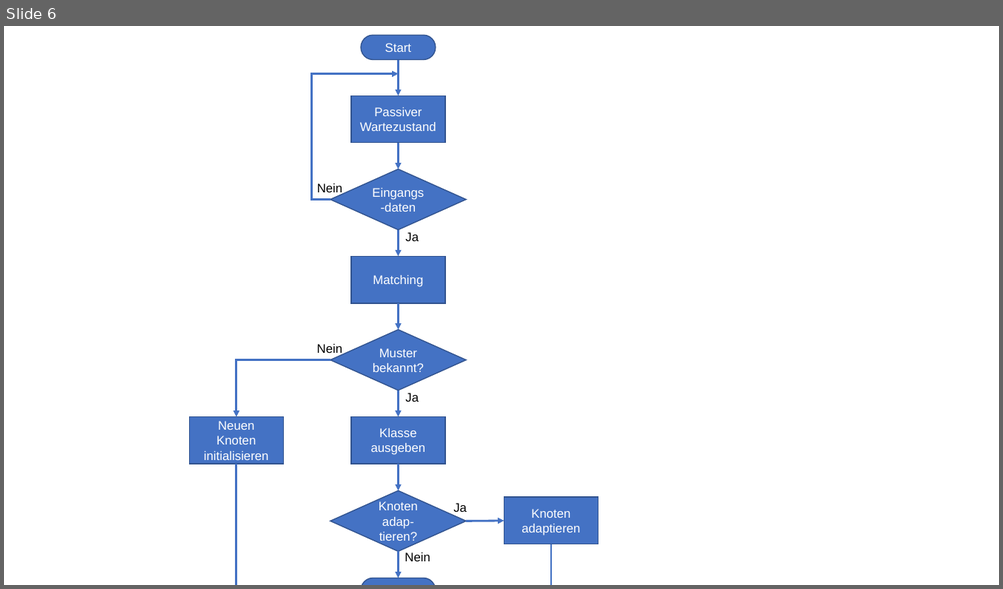
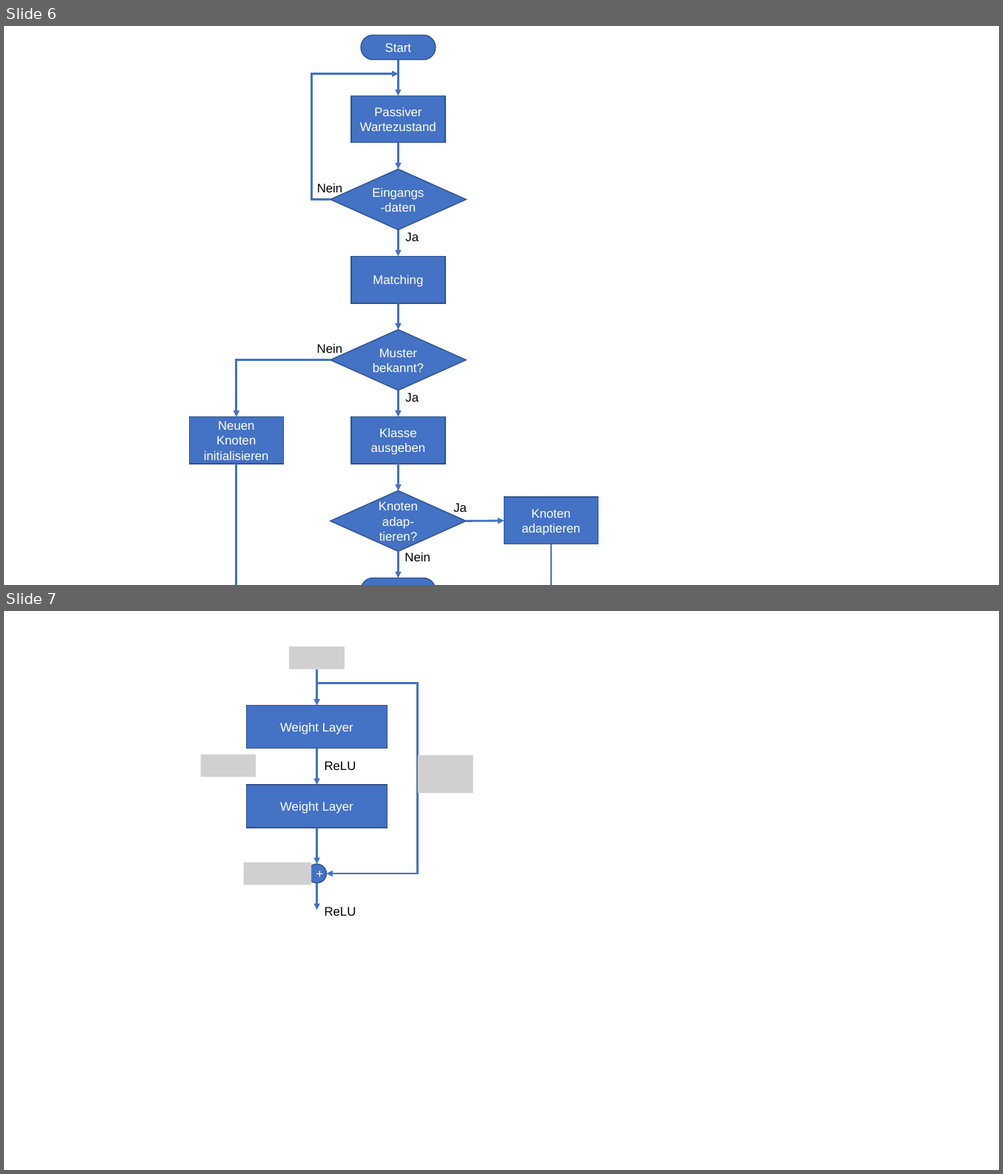
Before and after one commit to simonbuerste/Masterarbeit, a slide deck: Dokumentation/Graphiken.pptx. Shown one above the other, each under a label of ours: slide 6 before the commit, slides 6 and 7 after it. The pictures are 1003x589 and 1003x1174 pixels, drawn with LibreOffice and Linux fonts; fonts in the diff are those of the drawing; grey boxes stand for pictures. Boxes give left, top, right and bottom in pixels: in the first picture for what was removed or moved away, otherwise in the second. Text is boxed around its words. In the diff, an @@ line names an element or a change of style, - is before the commit and + after.

```diff
--- a/Dokumentation/Graphiken.pptx
+++ b/Dokumentation/Graphiken.pptx
@@ slide 7 added at box(4, 611, 999, 1170), background #FFFFFF @@
@@ picture added at box(289, 647, 344, 669) @@
@@ arrow added from (316, 669) to (316, 706), #4472C4 2 pt @@
@@ elbow arrow added from (316, 677) to (327, 874), #4472C4 2 pt @@
@@ rectangle added at box(247, 706, 387, 749), fill #4472C4, outline #325491 1 pt, 12 pt, text #FFFFFF @@
+Weight Layer
@@ picture added at box(200, 755, 256, 777) @@
@@ arrow added from (316, 749) to (316, 785), #4472C4 2 pt @@
@@ text added at box(324, 761, 356, 770), 12 pt, text #000000 @@
+ReLU
@@ picture added at box(418, 756, 473, 793) @@
@@ rectangle added at box(247, 785, 387, 828), fill #4472C4, outline #325491 1 pt, 12 pt, text #FFFFFF @@
+Weight Layer
@@ arrow added from (316, 828) to (316, 864), #4472C4 2 pt @@
@@ picture added at box(244, 863, 311, 885) @@
@@ ellipse added at box(307, 864, 327, 883), fill #4472C4, outline #325491 1 pt, 12 pt, text #FFFFFF @@
++
@@ arrow added from (316, 883) to (316, 910), #4472C4 2 pt @@
@@ text added at box(324, 907, 356, 916), 12 pt, text #000000 @@
+ReLU
```
Also in this commit, not shown: 1 other file.
